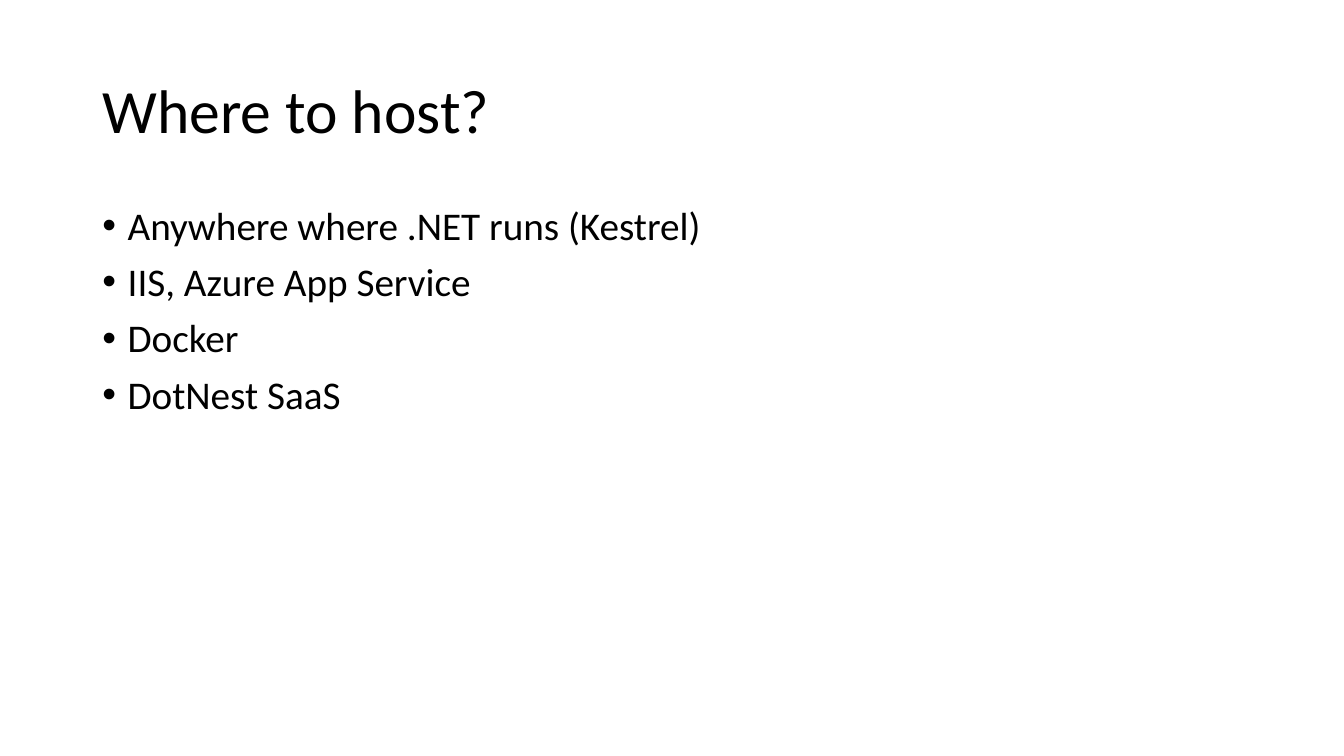
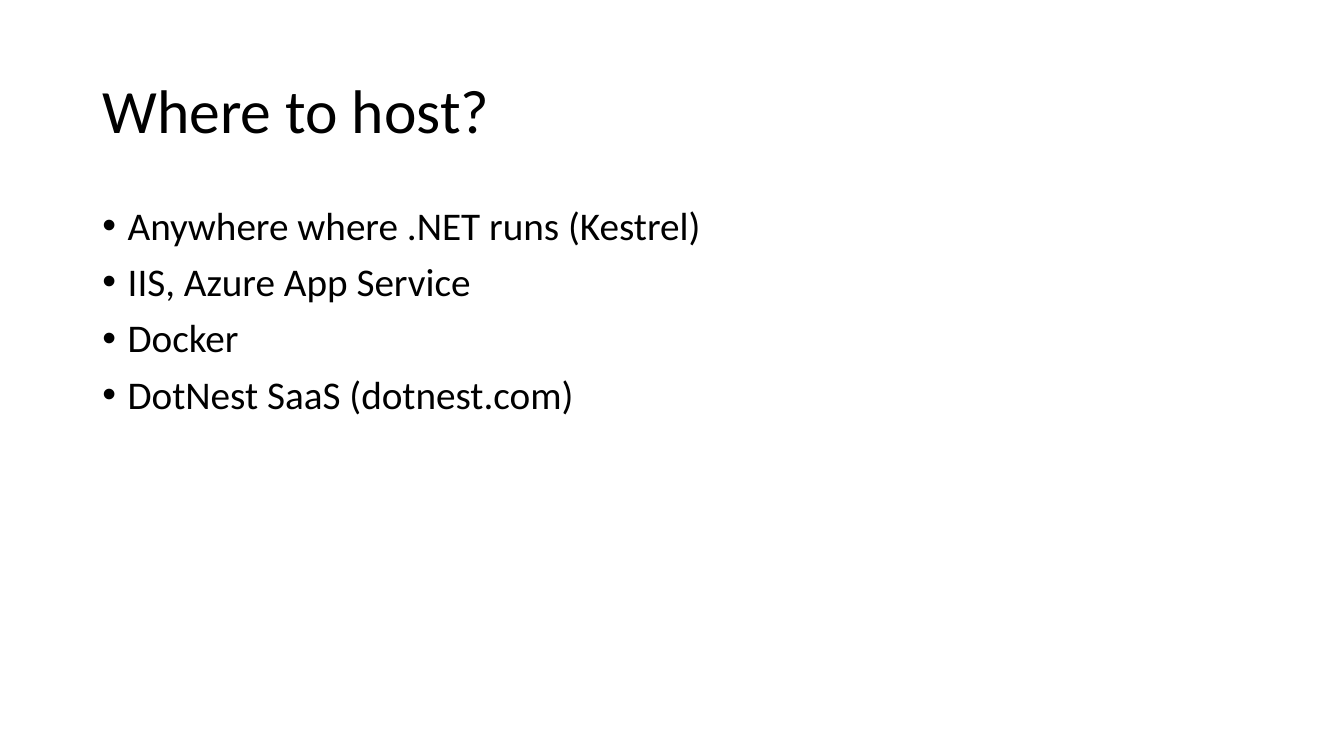
Before and after one commit to Lombiq/Orchard-Ambassadors-Toolbox, a slide deck: slide 12 of IntroductoryTalkTemplate/Orchard Core CMS introductory talk.pptx. Drawn at 1344x756 pixels with LibreOffice and Linux fonts; fonts in the diff are those of the drawing. Boxes give left, top, right and bottom in pixels: in the first picture for what was removed or moved away, otherwise in the second. Text is boxed around its words. In the diff, an @@ line names an element or a change of style, - is before the commit and + after.

Commit message:
Adding DotNest link

```diff
--- a/IntroductoryTalkTemplate/Orchard Core CMS introductory talk.pptx
+++ b/IntroductoryTalkTemplate/Orchard Core CMS introductory talk.pptx
@@ text at box(128, 380, 573, 415): text changed @@
-• DotNest SaaS
+• DotNest SaaS (dotnest.com)
```
